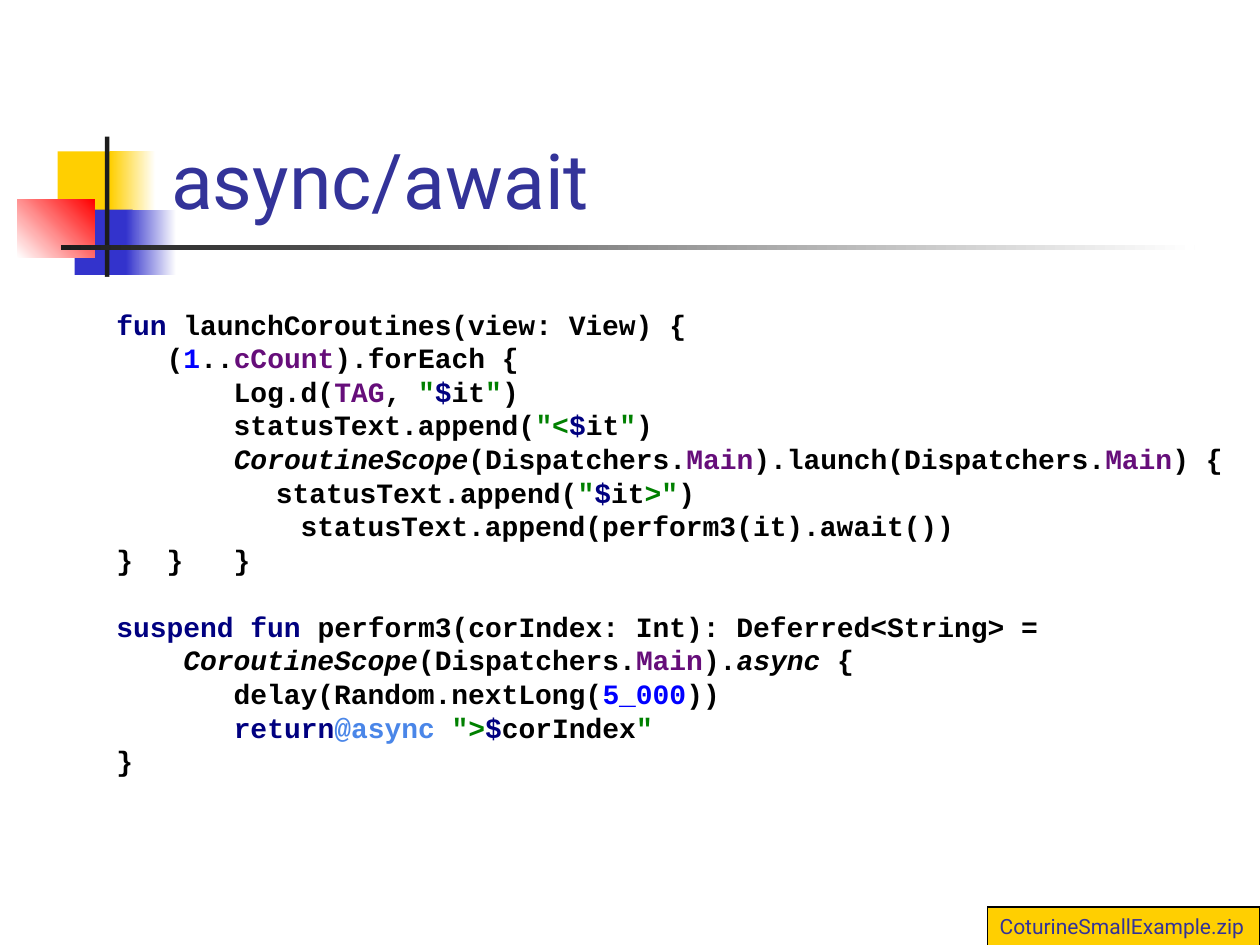
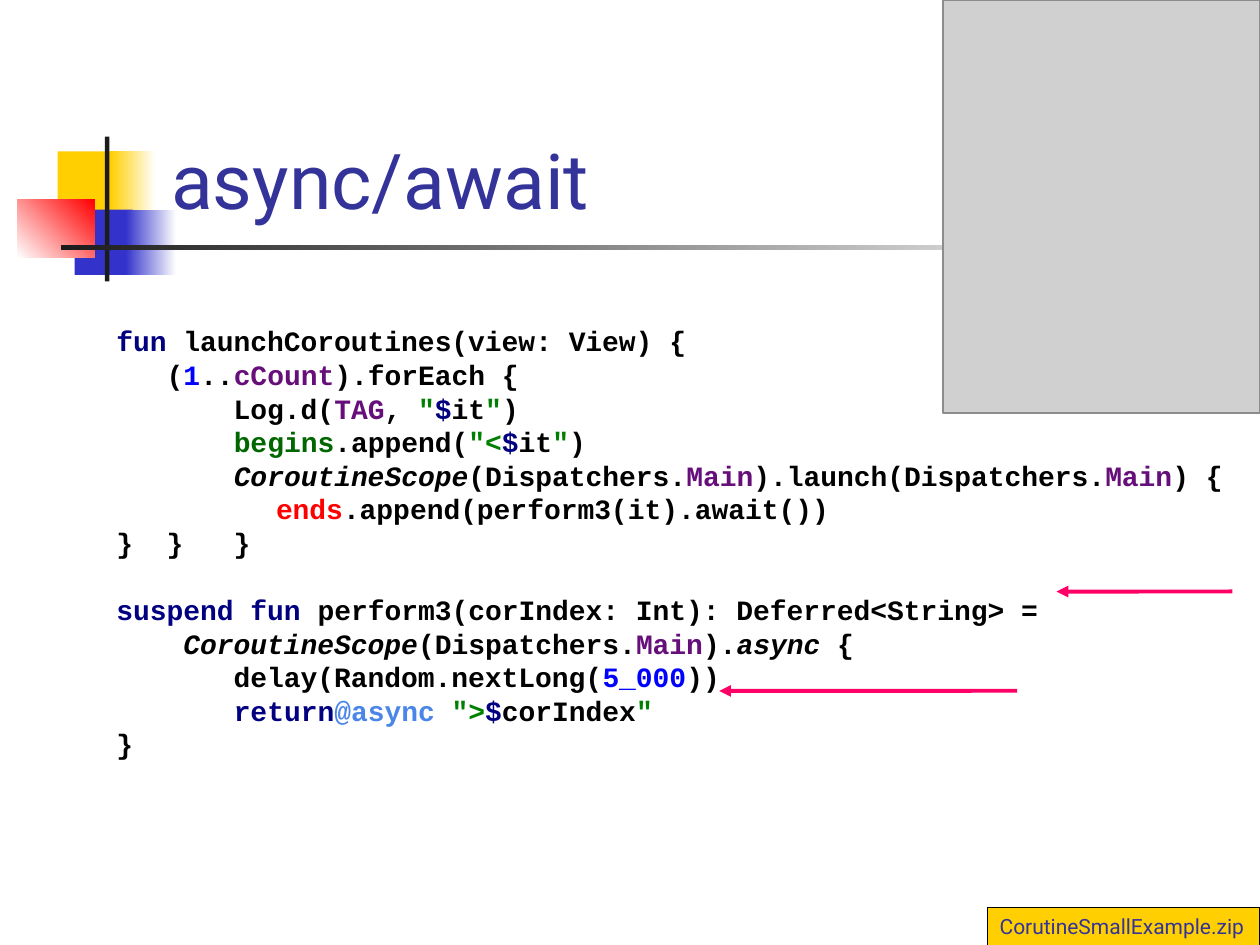
Before and after one commit to vmandro/Prednasky, a slide deck: slide 31 of 10/10_Android.ppt (slide 32 before the commit). Drawn at 1260x945 pixels with LibreOffice and Linux fonts; fonts in the diff are those of the drawing; grey boxes stand for pictures. Boxes give left, top, right and bottom in pixels: in the first picture for what was removed or moved away, otherwise in the second. Text is boxed around its words. In the diff, an @@ line names an element or a change of style, - is before the commit and + after.

```diff
--- a/10/10_Android.ppt
+++ b/10/10_Android.ppt
@@ picture added at box(942, 0, 1260, 413) @@
@@ text "fun launchCoroutines(view: View) { (1..cCount).forEach ...": place and size @@
-text "fun launchCoroutines(view: View) { (1..cCount).forEach ..." at box(116, 315, 1189, 744)
+text "fun launchCoroutines(view: View) { (1..cCount).forEach ..." at box(116, 332, 1189, 727)
@@ text at box(116, 332, 1189, 525): text changed @@
-fun launchCoroutines(view: View) {
-(1..cCount).forEach {
-Log.d(TAG, "$it")
-statusText.append("<$it")
-CoroutineScope(Dispatchers.Main).launch(Dispatchers.Main) {
-statusText.append("$it>")
-statusText.append(perform3(it).await())
-} } }
+fun launchCoroutines(view: View) {
+(1..cCount).forEach {
+Log.d(TAG, "$it")
+begins.append("<$it")
+CoroutineScope(Dispatchers.Main).launch(Dispatchers.Main) {
+ends.append(perform3(it).await())
+} } }
@@ arrow added from (1232, 591) to (1057, 592), #FF0066 2.24 pt @@
@@ arrow added from (1017, 690) to (719, 690), #FF0066 2.24 pt @@
@@ text in rectangle at box(1000, 918, 1244, 939): text changed @@
-CoturineSmallExample.zip
+CorutineSmallExample.zip
```
Also in this commit, not shown: 10 other slides changed, 2 other files.
